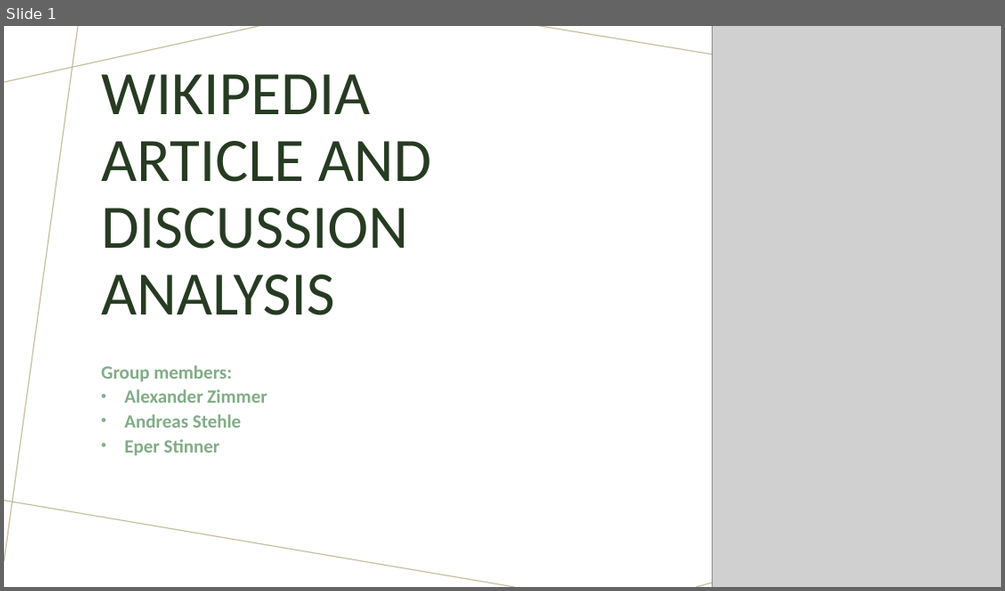
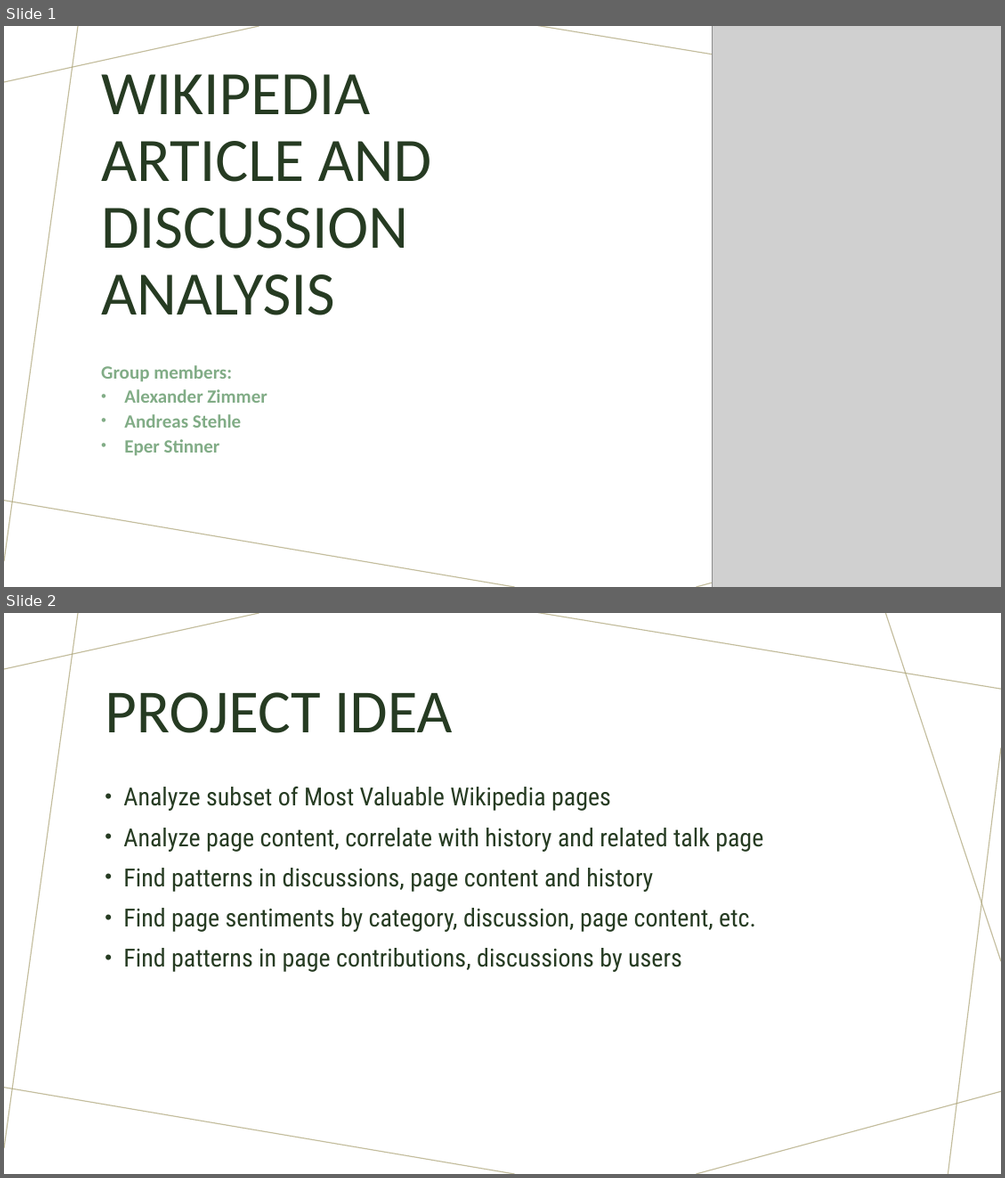
Before and after one commit to andste97/socialgraphs2023f-project, a slide deck: project/part1-video/video_slides.pptx. Shown one above the other, each under a label of ours: slide 1 before the commit, slides 1 and 2 after it. The pictures are 1005x591 and 1005x1178 pixels, drawn with LibreOffice and Linux fonts; fonts in the diff are those of the drawing; grey boxes stand for pictures. Boxes give left, top, right and bottom in pixels: in the first picture for what was removed or moved away, otherwise in the second. Text is boxed around its words. In the diff, an @@ line names an element or a change of style, - is before the commit and + after.

Commit message:
work on presentation

```diff
--- a/project/part1-video/video_slides.pptx
+++ b/project/part1-video/video_slides.pptx
@@ slide 2 added at (x1=4, y1=613, x2=1001, y2=1174), background #FFFFFF; not listed: 7 template elements that a slide beside it also shows @@
@@ title added at (x1=105, y1=692, x2=452, y2=733), 59 pt, text #263B22 @@
+PROJECT IDEA
@@ text added at (x1=123, y1=786, x2=763, y2=972), 24 pt, text #263B22 @@
+• Analyze subset of Most Valuable Wikipedia pages
+• Analyze page content, correlate with history and related talk page
+• Find patterns in discussions, page content and history
+• Find page sentiments by category, discussion, page content, etc.
+• Find patterns in page contributions, discussions by users
```
Also in this commit, not shown: 1 slide changed, 3 other slides added, 1 slide removed.
